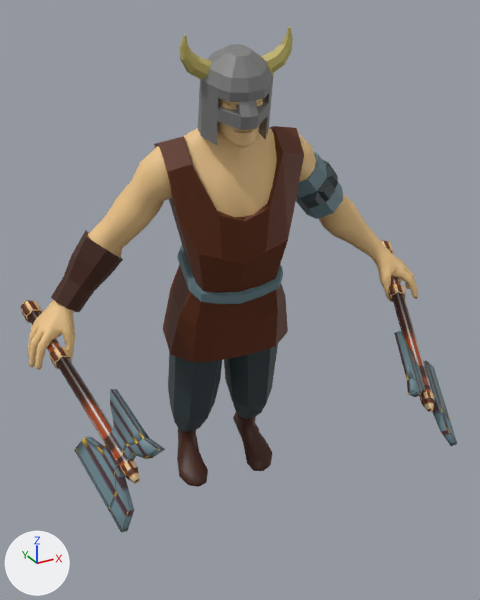
Two versions of the COLLADA model res/models/player/axe/player_run_axe.dae, one commit apart.
Camera for both pictures: a camera (50 mm lens) standing at (-12.5, -23.9, 22.2) and looking at (-0.2, -1.4, 11.0). Arrows for +X, +Y and +Z are at lower left; the lights stay in place. Vertices at the same position are counted once.

The first picture shows 'body'.
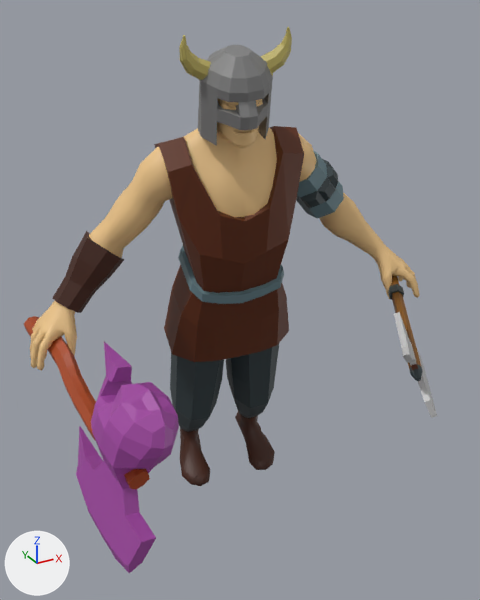
What differs and where, as boxes (x1, y1, x2, y2) in the pictures (480 x 600 px; the box of a moved part takes in the faces that stretch with it):
'body', reshaped, moved, turned
    before: (21, 27, 457, 532)
    after: (24, 27, 437, 573)
part 1 of me_bodymesh, added (purple)
    after: (76, 342, 179, 573)
part 2 of me_bodymesh, moved or reshaped
    before: (21, 300, 165, 532)
    after: (24, 316, 150, 489)
part 3 of me_bodymesh, moved or reshaped
    before: (381, 240, 457, 446)
    after: (388, 276, 437, 418)
part 4 of me_bodymesh, surface changed
    before: (407, 344, 417, 380)

What changed in the scene script:
```text
Change me_bodymesh:
    used by ob_body; location = (1.48, 4.02, -0.32); rotation_euler = (-1.224, -0.0567, -0.207), in degrees (-70, -3.2, -12); scale = (-100.0, 100.0, 100.0)
    remove me_bodymesh.from_pydata(...)  # 3629 vertices, 6931 faces; spans x -0.087..0.087, y -0.233..0.0, z -0.094..0.022
    add me_bodymesh.from_pydata(...)  # 3839 vertices, 7347 faces; spans x -0.087..0.088, y -0.233..0.0, z -0.105..0.022
    me_bodymesh part 1: a new loose piece of 160 vertices spanning x 0.04..0.076, y -0.15..-0.091, z -0.105..-0.041, in mat_material_001 (picture img_viking_png)
    me_bodymesh part 2: 1 vertex moved within x 0.055, y -0.12, z -0.085; 119 vertices removed from x 0.046..0.087, y -0.137..-0.104, z -0.094..0.01; 169 vertices added at x 0.052..0.088, y -0.128..-0.108, z -0.088..0.008
    me_bodymesh part 3: 8 vertices moved from x -0.083..-0.045, y -0.135..-0.119, z -0.084..0.002 to x -0.083..-0.051, y -0.13..-0.119, z -0.077..0.002; 112 vertices removed from x -0.084..-0.043, y -0.133..-0.106, z -0.093..0.012; 112 vertices added at x -0.083..-0.043, y -0.143..-0.111, z -0.086..0.006
    me_bodymesh part 4: 2 kept faces spanning x -0.055..-0.051, y -0.13..-0.129, z -0.077..-0.074 get new texture (UV) coordinates
Change ob_body:
    ob_body.location: (1.48, 4.02, -0.32) -> (1.63, 4.03, -0.33)
    ob_body.rotation_euler: (-1.224, -0.0567, -0.207) -> (-1.224, -0.0634, -0.21)  # degrees (-70, -3.2, -12) -> degrees (-70, -3.6, -12)
```
